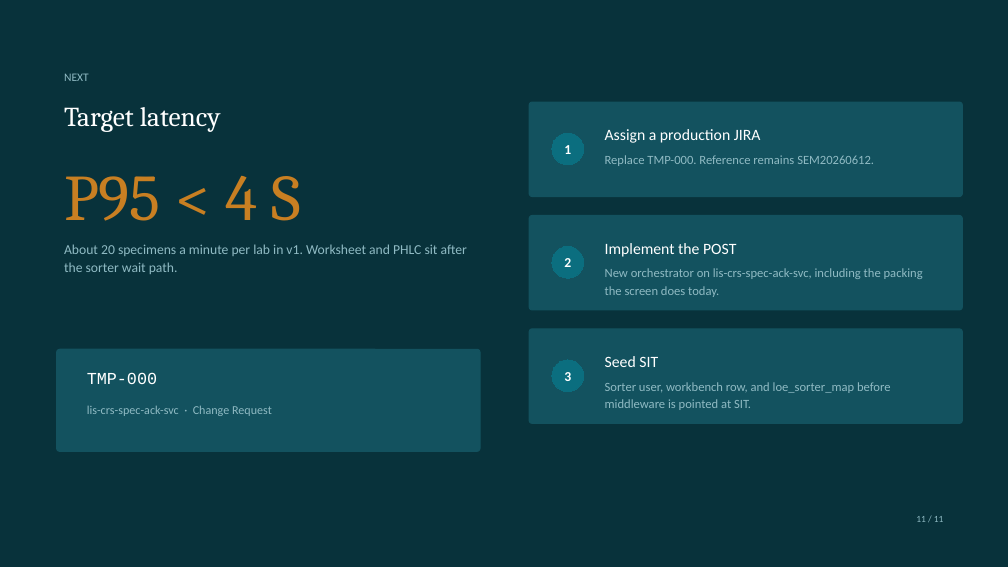
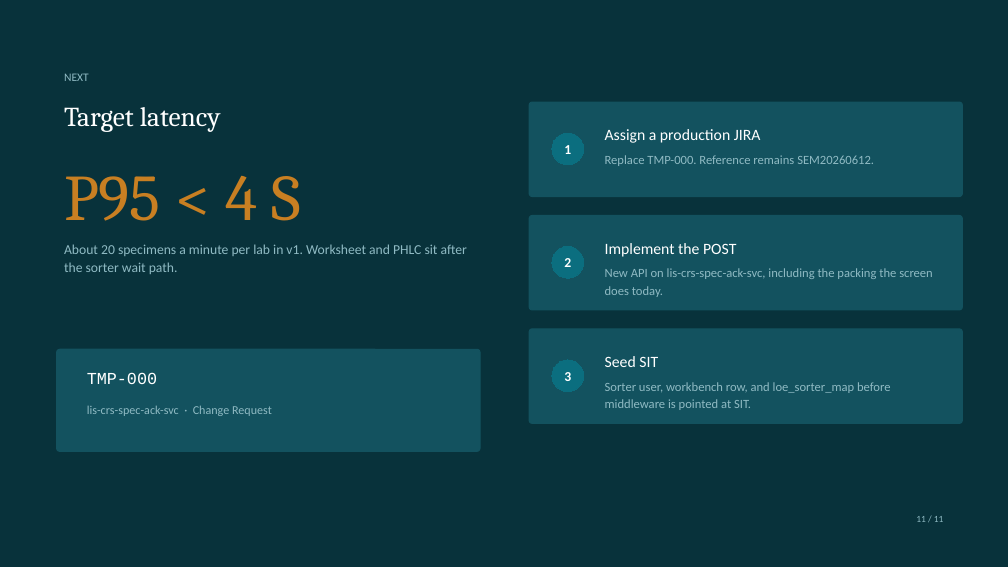
Before and after one commit to DragonChong/HA-Notes, a slide deck: slide 11 of SDLC/Projects/TMP-specimen-sorter-api — Specimen Sorter API/assets/Specimen Sorter API.pptx. Drawn at 1008x567 pixels with LibreOffice and Linux fonts; fonts in the diff are those of the drawing. Boxes give left, top, right and bottom in pixels: in the first picture for what was removed or moved away, otherwise in the second. Text is boxed around its words. In the diff, an @@ line names an element or a change of style, - is before the commit and + after.

```diff
--- a/SDLC/Projects/TMP-specimen-sorter-api — Specimen Sorter API/assets/Specimen Sorter API.pptx
+++ b/SDLC/Projects/TMP-specimen-sorter-api — Specimen Sorter API/assets/Specimen Sorter API.pptx
@@ text at [605,268,933,297]: text changed @@
-New orchestrator on lis-crs-spec-ack-svc, including the packing the screen does today.
+New API on lis-crs-spec-ack-svc, including the packing the screen does today.
```
Also in this commit, not shown: 4 other slides changed, 4 slides added, 4 slides removed, 4 other files.
